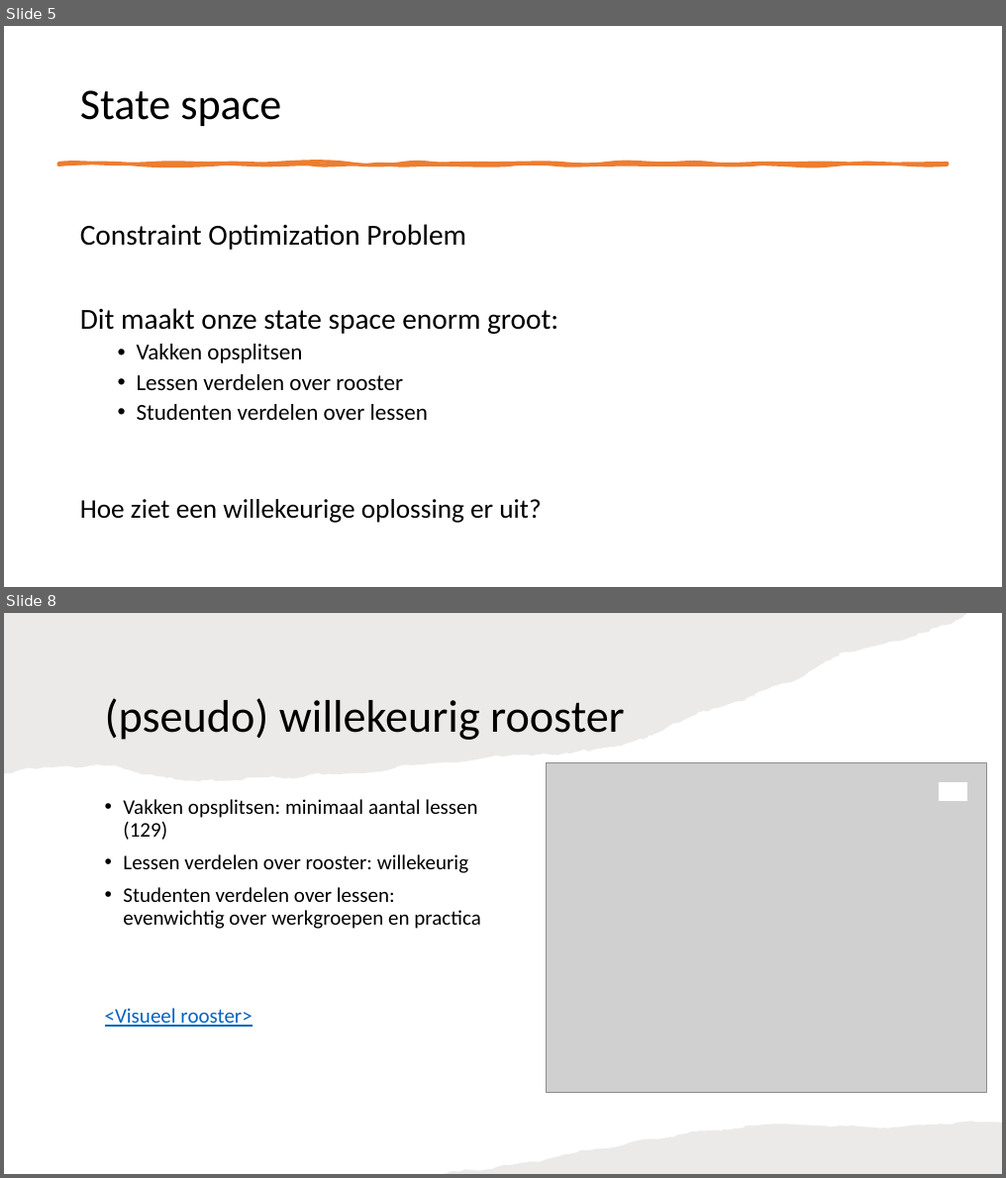
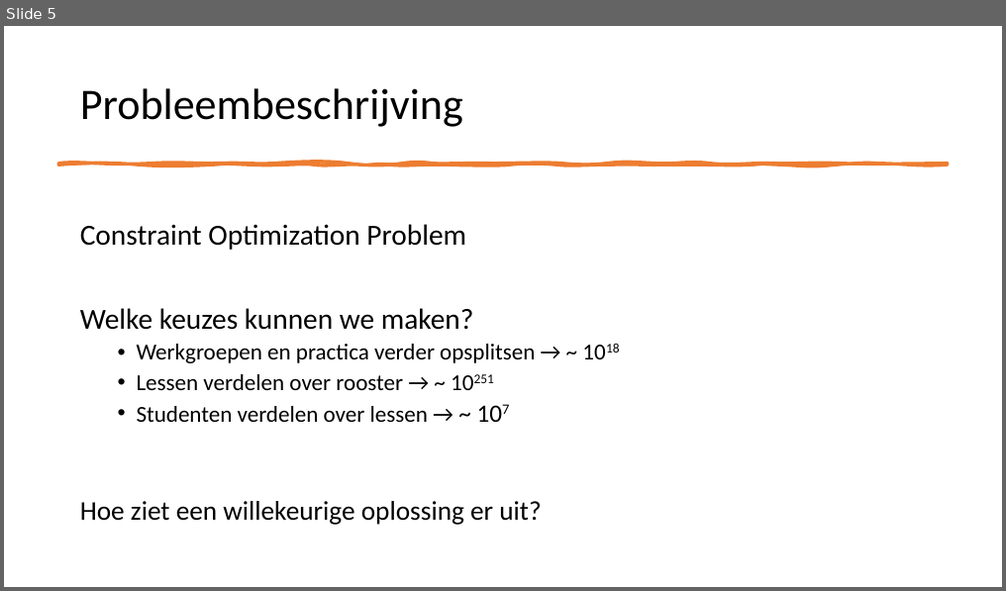
Before and after one commit to NinaAlblasMinorAI/RoosterRulers, a slide deck: doc/Presentatie.pptx. Shown one above the other, each under a label of ours: slides 5 and 8 before the commit, slide 5 after it; the slides between them are not shown. The pictures are 1006x1178 and 1006x591 pixels, drawn with LibreOffice and Linux fonts; fonts in the diff are those of the drawing; grey boxes stand for pictures. Boxes give left, top, right and bottom in pixels: in the first picture for what was removed or moved away, otherwise in the second. Text is boxed around its words. In the diff, an @@ line names an element or a change of style, - is before the commit and + after.

```diff
--- a/doc/Presentatie.pptx
+++ b/doc/Presentatie.pptx
@@ slide 8 removed at [4,613,1002,1174], background #FFFFFF @@
@@ freeform shape removed at [4,613,967,781] @@
@@ title removed at [105,698,625,740] @@
-(pseudo) willekeurig rooster
@@ picture removed at [547,762,987,1093] @@
@@ rectangle removed at [939,783,966,801] @@
@@ text removed at [105,799,480,1027] @@
-• Vakken opsplitsen: minimaal aantal lessen (129)
-• Lessen verdelen over rooster: willekeurig
-• Studenten verdelen over lessen: evenwichtig over werkgroepen en practica
-<Visueel rooster>
@@ freeform shape removed at [445,1121,1002,1174] @@
@@ slide 5 changed as well @@
@@ title at [80,88,463,127]: text changed @@
-State space
+Probleembeschrijving
@@ text at [80,308,535,422]: text changed @@
-Dit maakt onze state space enorm groot:
-  • Vakken opsplitsen
-  • Lessen verdelen over rooster
-  • Studenten verdelen over lessen
+Welke keuzes kunnen we maken?
+  • Werkgroepen en practica verder opsplitsen → ~ 1018
+  • Lessen verdelen over rooster → ~ 10251
+  • Studenten verdelen over lessen → ~ 107
```
Also in this commit, not shown: 10 other slides changed, 11 slides added, 4 other slides removed, 7 other files.
